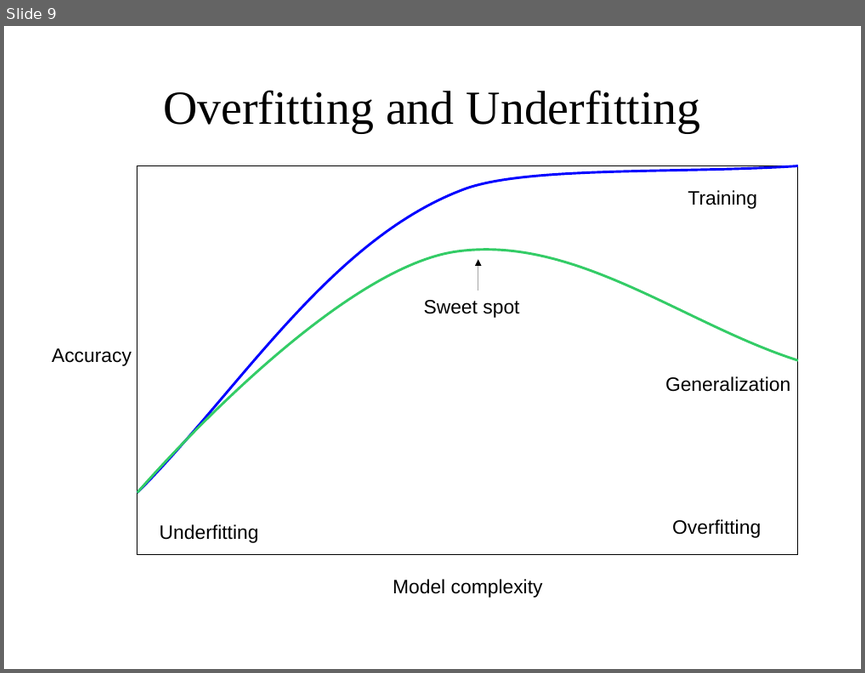
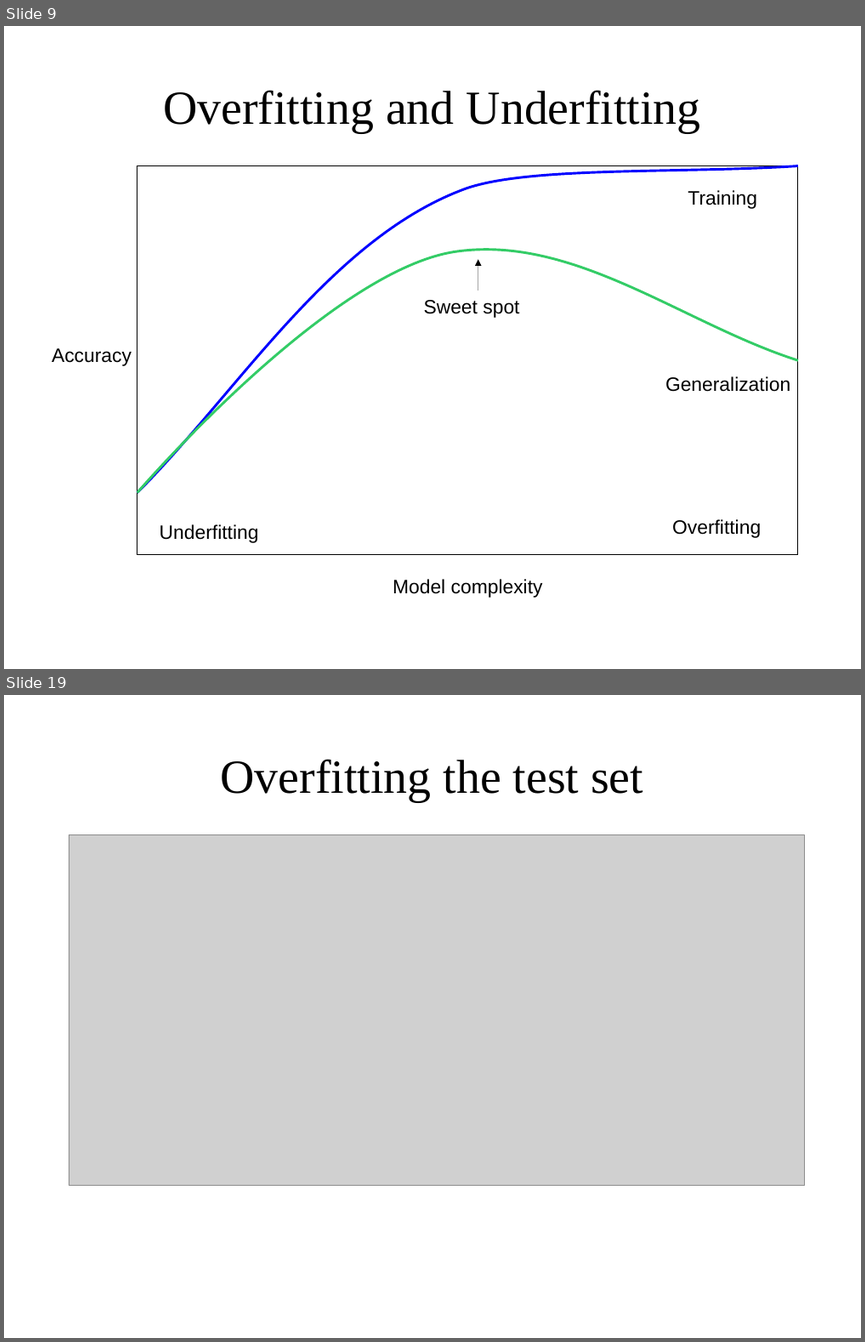
Before and after one commit to amueller/applied_ml_spring_2017, a slide deck: slides/aml-04-013017.odp. Shown one above the other, each under a label of ours: slide 9 before the commit, slides 9 and 19 after it; the slides between them are not shown. The pictures are 865x673 and 865x1342 pixels, drawn with LibreOffice and Linux fonts; fonts in the diff are those of the drawing; grey boxes stand for pictures. Boxes give left, top, right and bottom in pixels: in the first picture for what was removed or moved away, otherwise in the second. Text is boxed around its words. In the diff, an @@ line names an element or a change of style, - is before the commit and + after.

```diff
--- a/slides/aml-04-013017.odp
+++ b/slides/aml-04-013017.odp
@@ slide 19 added at <box>4,695,861,1338</box>, background #FFFFFF @@
@@ title added at <box>221,759,643,802</box>, 44 pt, text #000000 @@
+Overfitting the test set
@@ picture added at <box>69,835,805,1185</box> @@
```
Also in this commit, not shown: 8 slides changed, 21 other slides added, 4 slides removed, 1 other file.
